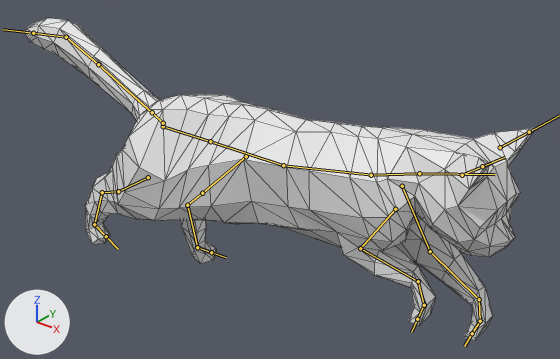
A saved change to the glTF model devan/resources/cat.gltf.
Before and after are seen from a 50 mm lens placed at (0.485, -0.566, 0.509), pointed at (0.001, 0.038, 0.134). Lighting does not change. The marker at lower left points along +X, +Y and +Z. Both versions are drawn at frame 30 of the action 'run'; the numbers are the values there. The bones that bend it are drawn over the model as lines. Mesh edges are drawn as thin lines.

In view in the first picture: 'mesh_cat'.
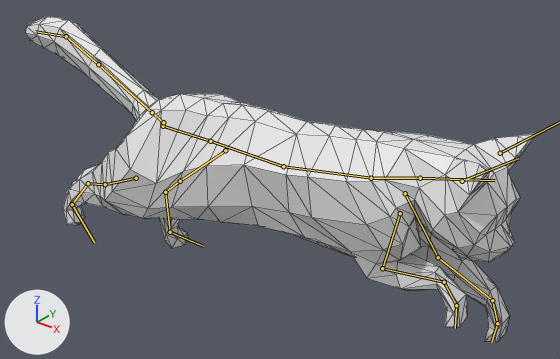
Edits to the scene script, one JSON object a line:
```json
{"block": "bone_body_1", "where": "bone_body_1 = bpy.data.objects['Armature'].pose.bones['body_1']  # child of 'pelvis'"}
{"op": "set", "path": "bone_body_1.rotation_quaternion", "old": "(0.996, -0.095, 0.0, 0.0)", "new": "(0.995, -0.102, 0.0, 0.0)", "note": "degrees (-11, 0, 0) -> degrees (-12, 0, 0)"}
{"block": "bone_leg_front_right_1", "where": "bone_leg_front_right_1 = bpy.data.objects['Armature'].pose.bones['leg_front_right_1']  # child of 'body_2'"}
{"op": "set", "path": "bone_leg_front_right_1.location", "old": "(-0.002, -0.039, 0.039)", "new": "(-0.002, -0.042, 0.043)"}
{"op": "set", "path": "bone_leg_front_right_1.rotation_quaternion", "old": "(0.997, -0.074, 0.006, 0.004)", "new": "(0.995, 0.095, -0.008, -0.005)", "note": "degrees (-8, 1, 0) -> degrees (11, -1, -1)"}
{"block": "bone_leg_front_left_1", "where": "bone_leg_front_left_1 = bpy.data.objects['Armature'].pose.bones['leg_front_left_1']  # child of 'body_2'"}
{"op": "set", "path": "bone_leg_front_left_1.location", "old": "(0.003, -0.018, 0.016)", "new": "(0.003, -0.016, 0.022)"}
{"op": "set", "path": "bone_leg_front_left_1.rotation_quaternion", "old": "(0.867, 0.496, 0.046, -0.024)", "new": "(0.838, 0.543, 0.051, -0.026)", "note": "degrees (60, 6, 0) -> degrees (66, 7, 1)"}
{"block": "bone_leg_front_left_2", "where": "bone_leg_front_left_2 = bpy.data.objects['Armature'].pose.bones['leg_front_left_2']  # child of 'leg_front_left_1'"}
{"op": "set", "path": "bone_leg_front_left_2.rotation_quaternion", "old": "(1.0, -0.016, 0.0, 0.0)", "new": "(1.0, 0.006, 0.0, 0.0)", "note": "degrees (-2, 0, 0) -> degrees (1, 0, 0)"}
{"block": "bone_leg_back_left_1", "where": "bone_leg_back_left_1 = bpy.data.objects['Armature'].pose.bones['leg_back_left_1']"}
{"op": "set", "path": "bone_leg_back_left_1.location", "old": "(-0.058, 0.005, -0.001)", "new": "(-0.028, 0.016, -0.002)"}
{"op": "set", "path": "bone_leg_back_left_1.rotation_quaternion", "old": "(0.969, 0.0, -0.034, -0.243)", "new": "(0.957, 0.0, -0.041, -0.288)", "note": "degrees (1, -4, -28) -> degrees (1, -5, -34)"}
{"block": "bone_leg_back_left_2", "where": "bone_leg_back_left_2 = bpy.data.objects['Armature'].pose.bones['leg_back_left_2']  # child of 'leg_back_left_1'"}
{"op": "set", "path": "bone_leg_back_left_2.rotation_quaternion", "old": "(0.995, -0.102, 0.0, 0.0)", "new": "(0.993, -0.12, 0.001, 0.0)", "note": "degrees (-12, 0, 0) -> degrees (-14, 0, 0)"}
{"block": "bone_leg_back_left_3", "where": "bone_leg_back_left_3 = bpy.data.objects['Armature'].pose.bones['leg_back_left_3']  # child of 'leg_back_left_2'"}
{"op": "set", "path": "bone_leg_back_left_3.rotation_quaternion", "old": "(0.999, -0.052, 0.003, -0.001)", "new": "(0.994, -0.112, 0.006, 0.0)", "note": "degrees (-6, 0, 0) -> degrees (-13, 1, 0)"}
{"block": "bone_leg_back_left_4", "where": "bone_leg_back_left_4 = bpy.data.objects['Armature'].pose.bones['leg_back_left_4']  # child of 'leg_back_left_3'"}
{"op": "set", "path": "bone_leg_back_left_4.rotation_quaternion", "old": "(0.972, 0.235, 0.0, 0.0)", "new": "(0.957, 0.291, 0.0, 0.0)", "note": "degrees (27, 0, 0) -> degrees (34, 0, 0)"}
{"block": "bone_tail_1", "where": "bone_tail_1 = bpy.data.objects['Armature'].pose.bones['tail_1']"}
{"op": "set", "path": "bone_tail_1.location", "old": "(0.0, -0.012, -0.014)", "new": "(0.0, -0.011, -0.013)"}
{"op": "set", "path": "bone_tail_1.rotation_quaternion", "old": "(0.997, -0.073, -0.002, 0.0)", "new": "(0.995, -0.099, -0.003, 0.0)", "note": "degrees (-8, 0, 0) -> degrees (-11, 0, 0)"}
{"block": "bone_tail_2", "where": "bone_tail_2 = bpy.data.objects['Armature'].pose.bones['tail_2']  # child of 'tail_1'"}
{"op": "set", "path": "bone_tail_2.rotation_quaternion", "old": "(0.967, 0.254, -0.001, 0.0)", "new": "(0.96, 0.28, -0.001, 0.0)", "note": "degrees (29, 0, 0) -> degrees (33, 0, 0)"}
{"block": "bone_leg_back_right_1", "where": "bone_leg_back_right_1 = bpy.data.objects['Armature'].pose.bones['leg_back_right_1']"}
{"op": "set", "path": "bone_leg_back_right_1.location", "old": "(0.018, 0.054, 0.009)", "new": "(0.036, 0.067, 0.01)"}
{"op": "set", "path": "bone_leg_back_right_1.rotation_quaternion", "old": "(0.937, 0.0, 0.055, -0.346)", "new": "(0.915, 0.0, 0.063, -0.398)", "note": "degrees (-2, 6, -41) -> degrees (-3, 7, -47)"}
{"block": "bone_leg_back_right_3", "where": "bone_leg_back_right_3 = bpy.data.objects['Armature'].pose.bones['leg_back_right_3']  # child of 'leg_back_right_2'"}
{"op": "set", "path": "bone_leg_back_right_3.rotation_quaternion", "old": "(0.99, -0.139, 0.0, 0.0)", "new": "(0.966, -0.258, 0.0, 0.0)", "note": "degrees (-16, 0, 0) -> degrees (-30, 0, 0)"}
```

Location of each change, [x1, y1, x2, y2] in pixels of the pictures (560 x 359 px):
```json
{"object": "mesh_cat", "change": "posed", "before": [26, 18, 536, 340], "after": [26, 16, 536, 343]}
{"bone": "body_1", "before": "(210, 141) to (283, 165)", "after": "(210, 141) to (283, 166)"}
{"bone": "leg_front_right_1", "before": "(395, 209) to (360, 248)", "after": "(400, 213) to (382, 268)"}
{"bone": "leg_front_left_1", "before": "(402, 186) to (430, 251)", "after": "(405, 193) to (438, 257)"}
{"bone": "leg_front_left_2", "before": "(430, 251) to (479, 299)", "after": "(438, 257) to (492, 300)"}
{"bone": "leg_back_left_1", "before": "(246, 156) to (202, 193)", "after": "(225, 150) to (180, 181)"}
{"bone": "leg_back_left_2", "before": "(202, 193) to (187, 205)", "after": "(180, 181) to (165, 192)"}
{"bone": "leg_back_left_3", "before": "(187, 205) to (197, 247)", "after": "(165, 192) to (170, 232)"}
{"bone": "leg_back_left_4", "before": "(197, 247) to (211, 252)", "after": "(170, 232) to (203, 246)"}
{"bone": "tail_1", "before": "(163, 123) to (152, 112)", "after": "(163, 122) to (152, 112)"}
{"bone": "leg_back_right_1", "before": "(148, 177) to (118, 191)", "after": "(136, 178) to (105, 184)"}
{"bone": "leg_back_right_3", "before": "(102, 192) to (94, 224)", "after": "(88, 183) to (72, 204)"}
```
